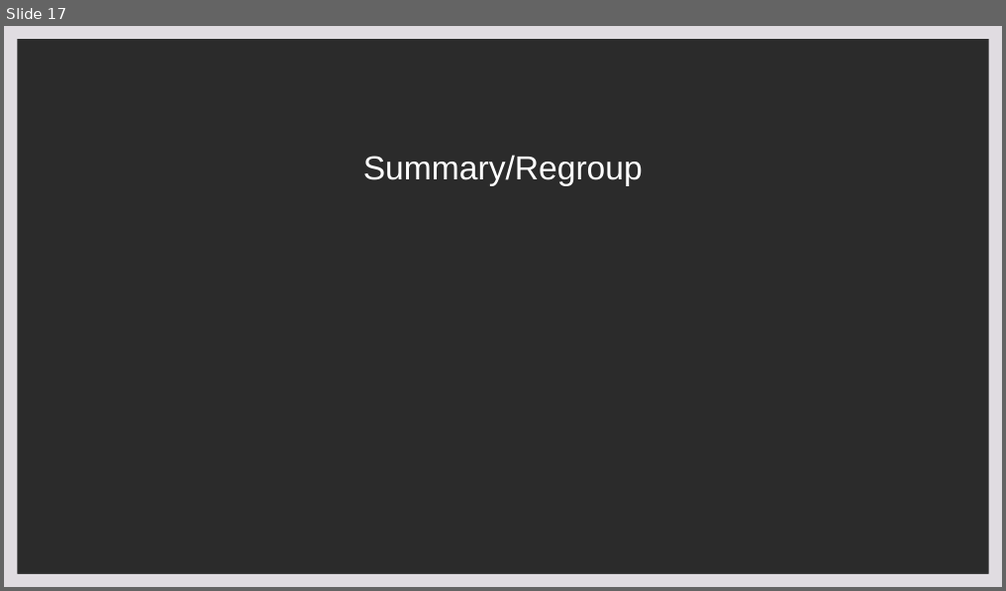
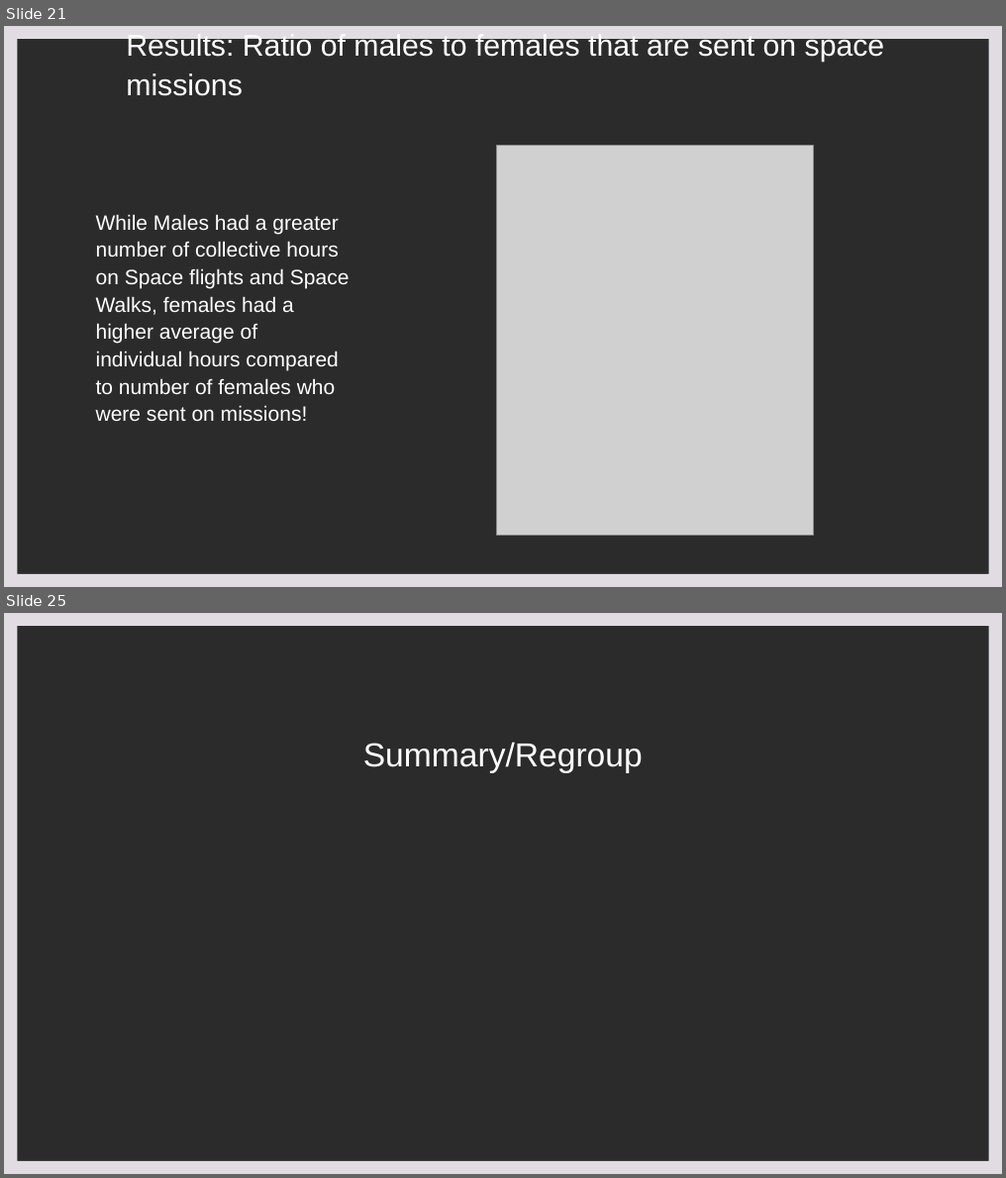
Before and after one commit to rhreich34/NASA-Hiring-Rate, a slide deck: NASA Presentation.pptx. Shown one above the other, each under a label of ours: slide 17 before the commit, slides 21 and 25 after it; the slides between them are not shown. The pictures are 1006x591 and 1006x1178 pixels, drawn with LibreOffice and Linux fonts; fonts in the diff are those of the drawing; grey boxes stand for pictures; background and template pictures are left out; a plain dark background stands for a picture behind light text. Boxes give left, top, right and bottom in pixels: in the first picture for what was removed or moved away, otherwise in the second. Text is boxed around its words. In the diff, an @@ line names an element or a change of style, - is before the commit and + after.

```diff
--- a/NASA Presentation.pptx
+++ b/NASA Presentation.pptx
@@ slide 21 added at box(4, 26, 1002, 587), background picture (left out); not listed: 1 template element that a slide beside it also shows @@
@@ title added at box(126, 32, 885, 96), 28.8 pt, text #FFFFFF @@
+Results: Ratio of males to females that are sent on space missions
@@ picture added at box(497, 145, 813, 535) @@
@@ text added at box(96, 214, 350, 421), 20 pt, text #FFFFFF @@
+While Males had a greater number of collective hours on Space flights and Space Walks, females had a higher average of individual hours compared to number of females who were sent on missions!
@@ what was slide 17 is now slide 25 @@
```
Also in this commit, not shown: 9 other slides added, 3 slides removed.
